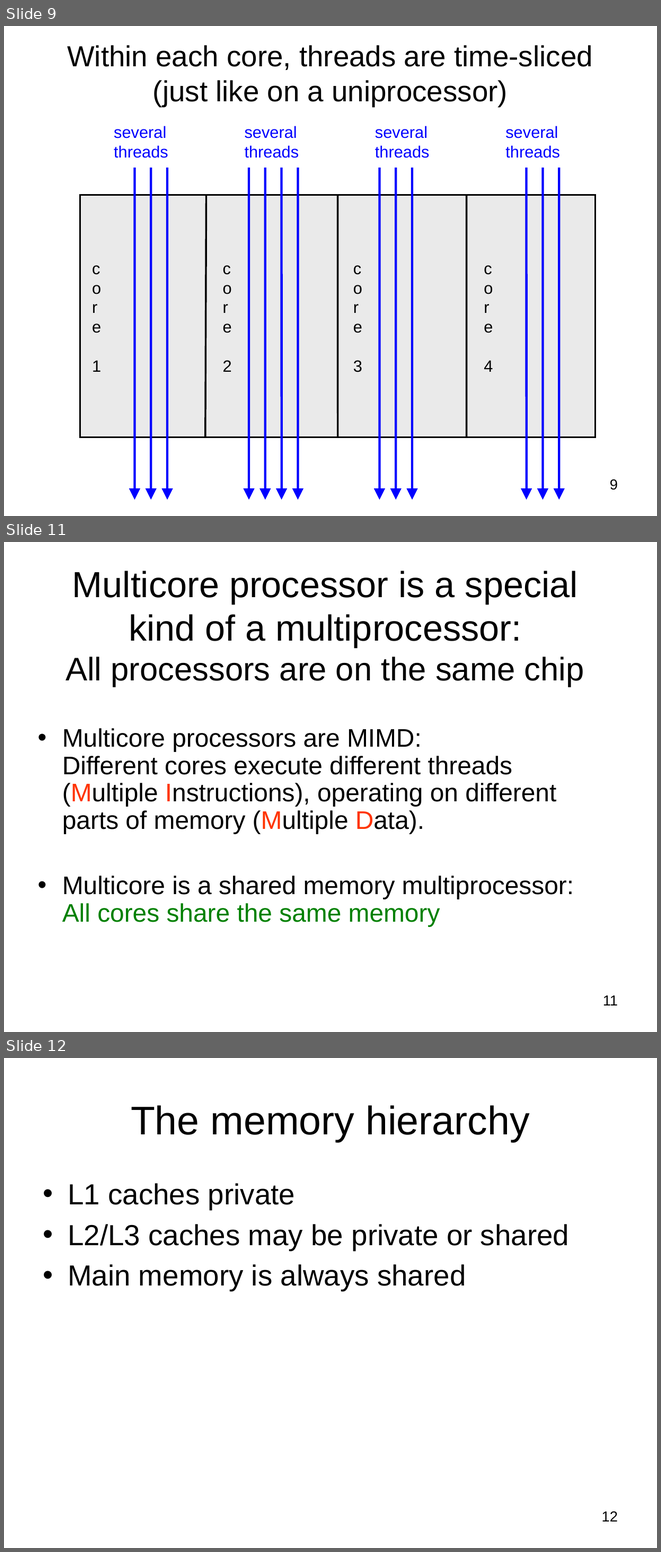
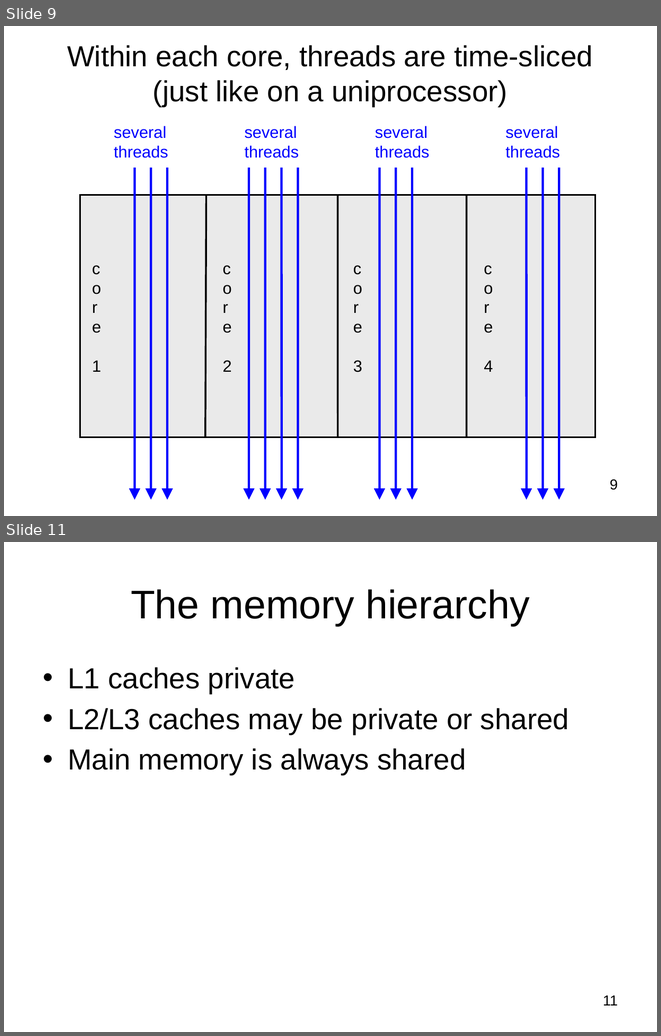
Before and after one commit to gulaoshi/gu.github.io, a slide deck: AdvOS/PPT+papers/L02-MulticoreArch.pptx. Shown one above the other, each under a label of ours: slides 9, 11 and 12 before the commit, slides 9 and 11 after it; the slides between them are not shown. The pictures are 661x1552 and 661x1036 pixels, drawn with LibreOffice and Linux fonts; fonts in the diff are those of the drawing. Boxes give left, top, right and bottom in pixels: in the first picture for what was removed or moved away, otherwise in the second. Text is boxed around its words. In the diff, an @@ line names an element or a change of style, - is before the commit and + after.

```diff
--- a/AdvOS/PPT+papers/L02-MulticoreArch.pptx
+++ b/AdvOS/PPT+papers/L02-MulticoreArch.pptx
@@ slide 11 removed at (x1=4, y1=542, x2=657, y2=1032), background #FFFFFF @@
@@ title removed at (x1=65, y1=571, x2=584, y2=687) @@
-Multicore processor is a special kind of a multiprocessor:
-All processors are on the same chip
@@ text removed at (x1=62, y1=728, x2=574, y2=926) @@
-• Multicore processors are MIMD:
-  Different cores execute different threads (Multiple Instructions), operating on different parts of memory (Multiple Data).
-• Multicore is a shared memory multiprocessor:
-  All cores share the same memory
@@ page number removed at (x1=603, y1=995, x2=618, y2=1005) @@
-11
@@ what was slide 12 is now slide 11 @@
@@ page number at (x1=603, y1=995, x2=618, y2=1005): text changed @@
-12
+11
```
Also in this commit, not shown: 4 slides changed, 3 other files.
